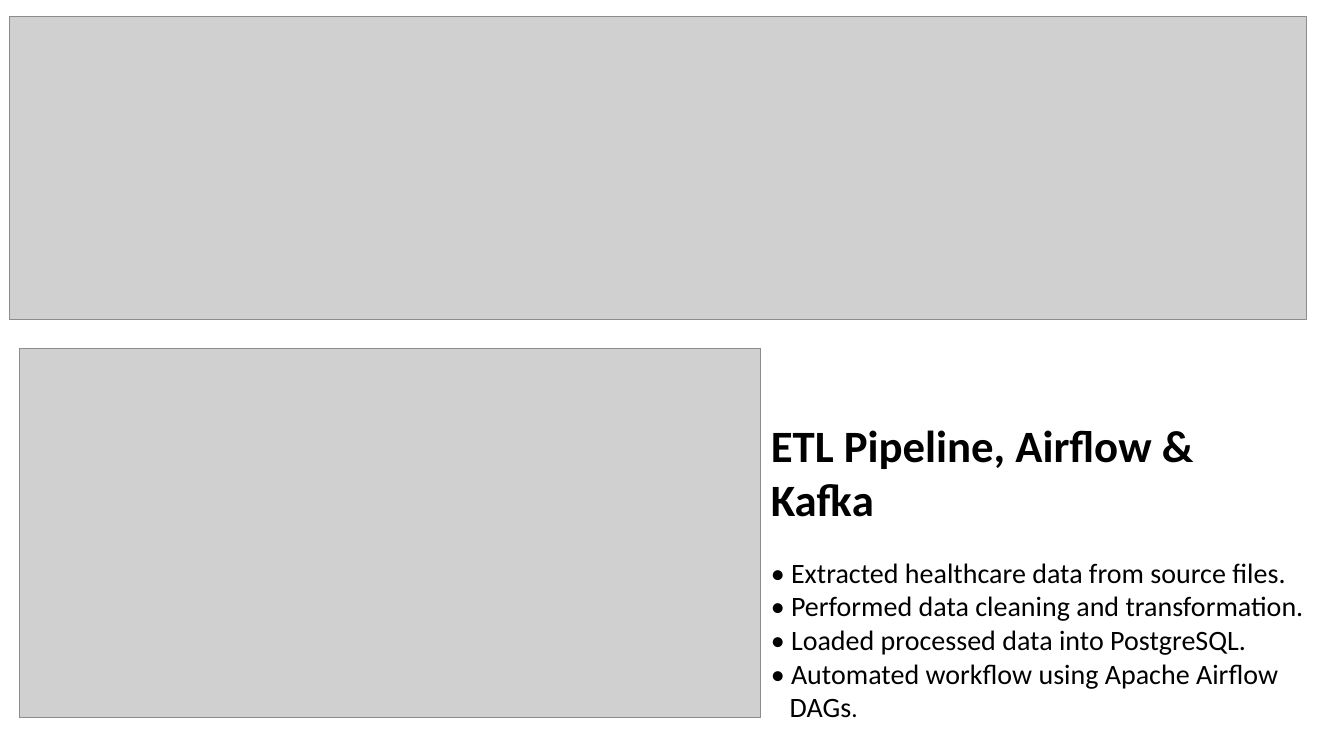
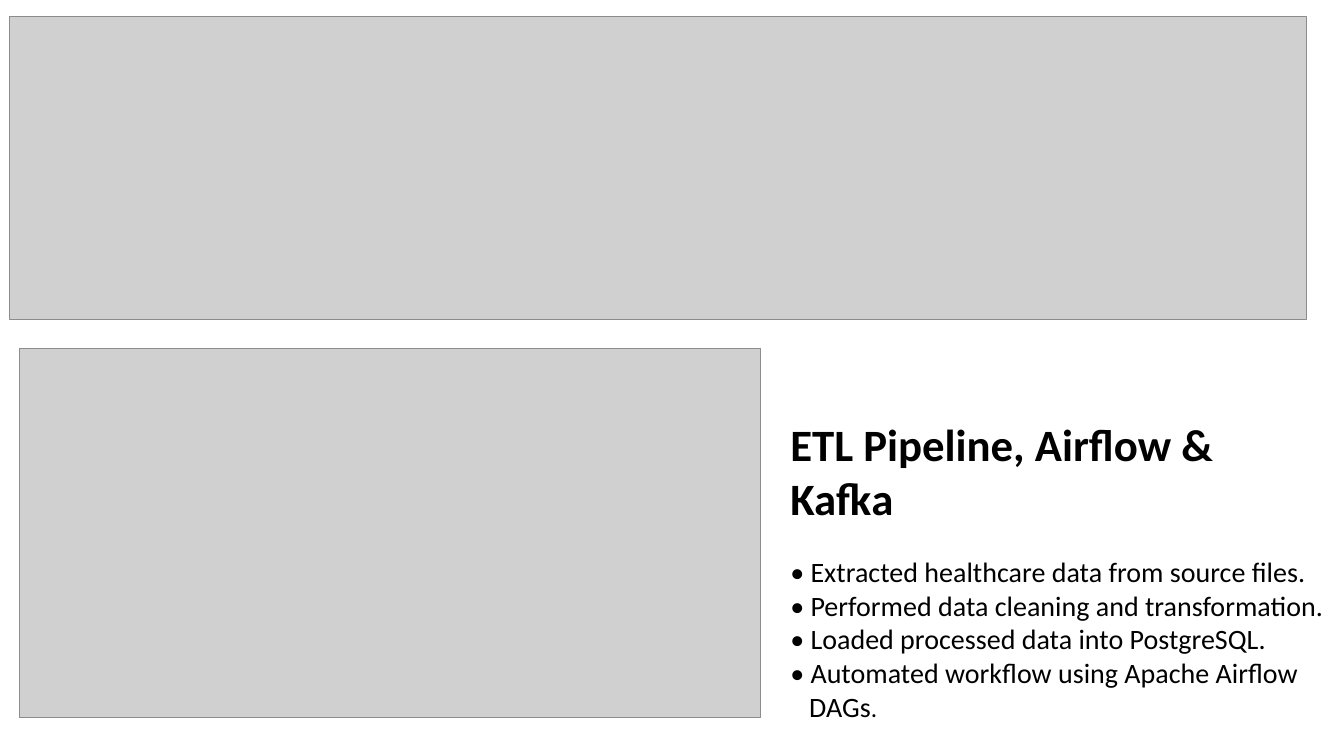
Before and after one commit to arpit-systems/healthcare-analytics-pipeline, a slide deck: slide 5 of PGDDE_Capstone_Healthcare_Analytics_Pipeline_IITJ.pptx. Drawn at 1344x756 pixels with LibreOffice and Linux fonts; fonts in the diff are those of the drawing; grey boxes stand for pictures. Boxes give left, top, right and bottom in pixels: in the first picture for what was removed or moved away, otherwise in the second. Text is boxed around its words. In the diff, an @@ line names an element or a change of style, - is before the commit and + after.

Commit message:
Add final capstone presentation slides
Uploaded the final presentation slides for the Healthcare Analytics Pipeline capstone project, including project overview, architecture, implementation, analytics, machine learning, dashboard demonstration, and key results.

```diff
--- a/PGDDE_Capstone_Healthcare_Analytics_Pipeline_IITJ.pptx
+++ b/PGDDE_Capstone_Healthcare_Analytics_Pipeline_IITJ.pptx
@@ text "ETL Pipeline, Airflow & Kafka": place and size @@
-text "ETL Pipeline, Airflow & Kafka" at box(771, 430, 1304, 718)
+text "ETL Pipeline, Airflow & Kafka" at box(790, 429, 1323, 718)
```
Also in this commit, not shown: 1 other slide changed.
